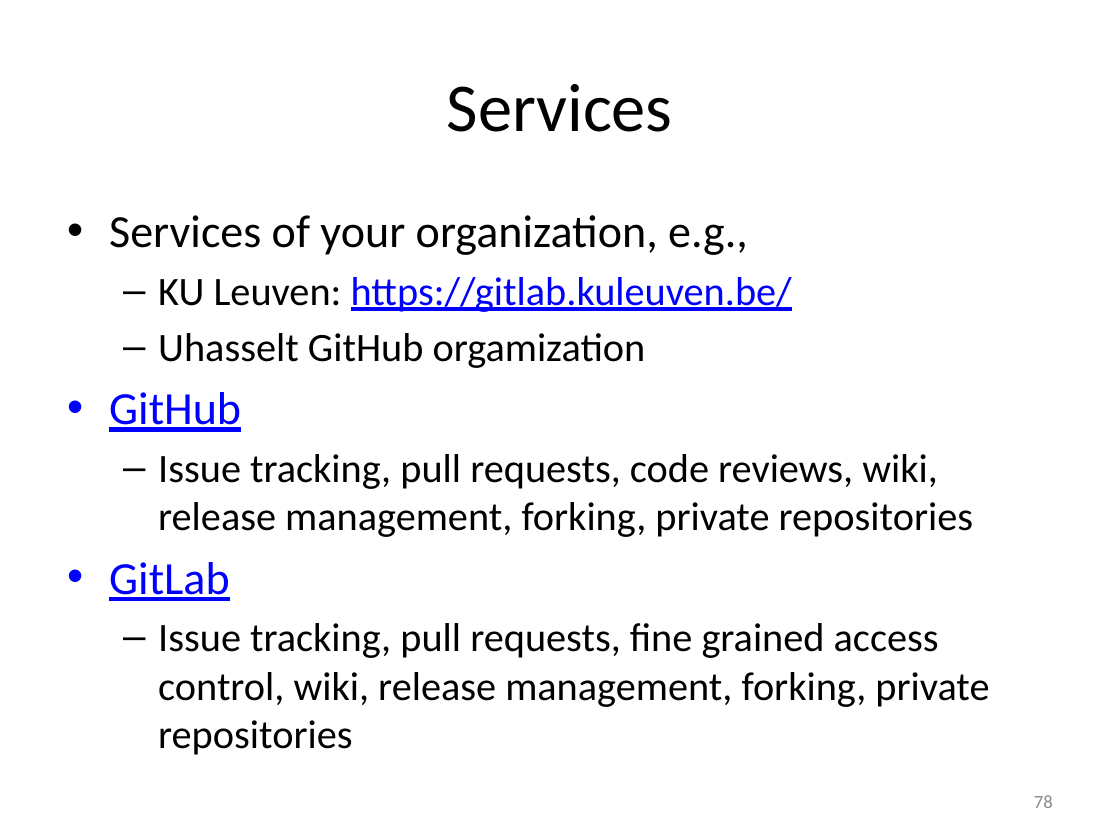
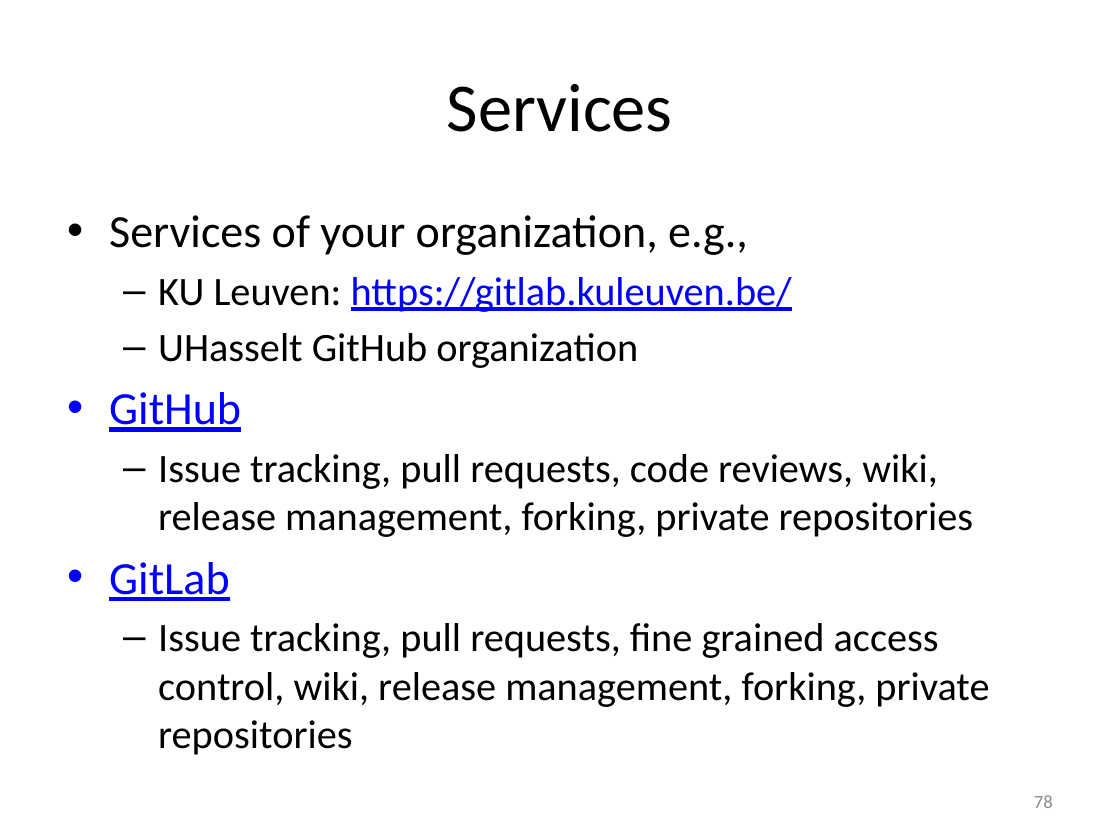
Before and after one commit to gjbex/Version-control-with-git, a slide deck: slide 78 of version_control_git.pptx. Drawn at 1120x840 pixels with LibreOffice and Linux fonts; fonts in the diff are those of the drawing. Boxes give left, top, right and bottom in pixels: in the first picture for what was removed or moved away, otherwise in the second. Text is boxed around its words. In the diff, an @@ line names an element or a change of style, - is before the commit and + after.

Commit message:
Fix typos

```diff
--- a/version_control_git.pptx
+++ b/version_control_git.pptx
@@ text at box(158, 333, 638, 368): text changed @@
-  – Uhasselt GitHub orgamization
+  – UHasselt GitHub organization
```
